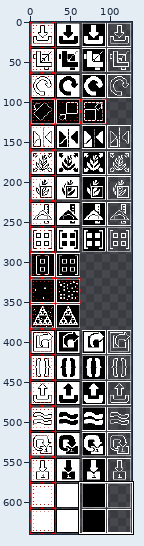
Two states of a pixel-art file, assets/gui/result_buttons.aseprite. Above, an overview of the earlier version with the close-up marked.
Close-up. First the earlier version:
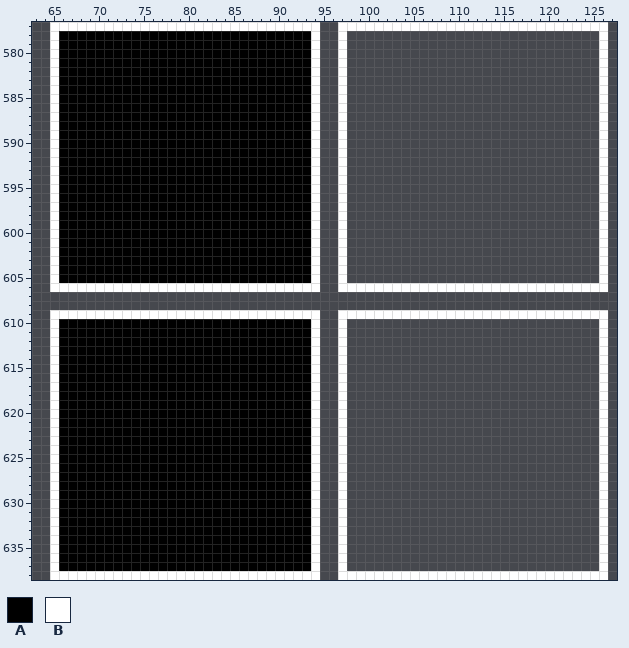
128x640 pixels, 1 frame. Shown: x 63..127, y 577..638. The commit also changed other parts of the picture, which this record leaves out.
Visible layers, top first: "control", "pic", "background".
Palette (. is transparent): A #000000  B #ffffff
Pixels before (only the part around the change), first column x 65:
577 BBBBBBBBBBBBBBBBBBBBBBBBBBBBBB..BBBBBBBBBBBBBBBBBBBBBBBBBBBBBB.
578 BAAAAAAAAAAAAAAAAAAAAAAAAAAAAB..B............................B.
579 BAAAAAAAAAAAAAAAAAAAAAAAAAAAAB..B............................B.
580 BAAAAAAAAAAAAAAAAAAAAAAAAAAAAB..B............................B.
581 BAAAAAAAAAAAAAAAAAAAAAAAAAAAAB..B............................B.
582 BAAAAAAAAAAAAAAAAAAAAAAAAAAAAB..B............................B.
583 BAAAAAAAAAAAAAAAAAAAAAAAAAAAAB..B............................B.
584 BAAAAAAAAAAAAAAAAAAAAAAAAAAAAB..B............................B.
585 BAAAAAAAAAAAAAAAAAAAAAAAAAAAAB..B............................B.
586 BAAAAAAAAAAAAAAAAAAAAAAAAAAAAB..B............................B.
587 BAAAAAAAAAAAAAAAAAAAAAAAAAAAAB..B............................B.
588 BAAAAAAAAAAAAAAAAAAAAAAAAAAAAB..B............................B.
589 BAAAAAAAAAAAAAAAAAAAAAAAAAAAAB..B............................B.
590 BAAAAAAAAAAAAAAAAAAAAAAAAAAAAB..B............................B.
591 BAAAAAAAAAAAAAAAAAAAAAAAAAAAAB..B............................B.
592 BAAAAAAAAAAAAAAAAAAAAAAAAAAAAB..B............................B.
593 BAAAAAAAAAAAAAAAAAAAAAAAAAAAAB..B............................B.
594 BAAAAAAAAAAAAAAAAAAAAAAAAAAAAB..B............................B.
595 BAAAAAAAAAAAAAAAAAAAAAAAAAAAAB..B............................B.
596 BAAAAAAAAAAAAAAAAAAAAAAAAAAAAB..B............................B.
597 BAAAAAAAAAAAAAAAAAAAAAAAAAAAAB..B............................B.
598 BAAAAAAAAAAAAAAAAAAAAAAAAAAAAB..B............................B.
599 BAAAAAAAAAAAAAAAAAAAAAAAAAAAAB..B............................B.
600 BAAAAAAAAAAAAAAAAAAAAAAAAAAAAB..B............................B.
601 BAAAAAAAAAAAAAAAAAAAAAAAAAAAAB..B............................B.
602 BAAAAAAAAAAAAAAAAAAAAAAAAAAAAB..B............................B.
603 BAAAAAAAAAAAAAAAAAAAAAAAAAAAAB..B............................B.
604 BAAAAAAAAAAAAAAAAAAAAAAAAAAAAB..B............................B.
605 BAAAAAAAAAAAAAAAAAAAAAAAAAAAAB..B............................B.
606 BBBBBBBBBBBBBBBBBBBBBBBBBBBBBB..BBBBBBBBBBBBBBBBBBBBBBBBBBBBBB.
607 ...............................................................
608 ...............................................................
609 BBBBBBBBBBBBBBBBBBBBBBBBBBBBBB..BBBBBBBBBBBBBBBBBBBBBBBBBBBBBB.
610 BAAAAAAAAAAAAAAAAAAAAAAAAAAAAB..B............................B.
611 BAAAAAAAAAAAAAAAAAAAAAAAAAAAAB..B............................B.
612 BAAAAAAAAAAAAAAAAAAAAAAAAAAAAB..B............................B.
613 BAAAAAAAAAAAAAAAAAAAAAAAAAAAAB..B............................B.
614 BAAAAAAAAAAAAAAAAAAAAAAAAAAAAB..B............................B.
615 BAAAAAAAAAAAAAAAAAAAAAAAAAAAAB..B............................B.
616 BAAAAAAAAAAAAAAAAAAAAAAAAAAAAB..B............................B.
617 BAAAAAAAAAAAAAAAAAAAAAAAAAAAAB..B............................B.
618 BAAAAAAAAAAAAAAAAAAAAAAAAAAAAB..B............................B.
619 BAAAAAAAAAAAAAAAAAAAAAAAAAAAAB..B............................B.
620 BAAAAAAAAAAAAAAAAAAAAAAAAAAAAB..B............................B.
621 BAAAAAAAAAAAAAAAAAAAAAAAAAAAAB..B............................B.
622 BAAAAAAAAAAAAAAAAAAAAAAAAAAAAB..B............................B.
623 BAAAAAAAAAAAAAAAAAAAAAAAAAAAAB..B............................B.
624 BAAAAAAAAAAAAAAAAAAAAAAAAAAAAB..B............................B.
625 BAAAAAAAAAAAAAAAAAAAAAAAAAAAAB..B............................B.
626 BAAAAAAAAAAAAAAAAAAAAAAAAAAAAB..B............................B.
627 BAAAAAAAAAAAAAAAAAAAAAAAAAAAAB..B............................B.
628 BAAAAAAAAAAAAAAAAAAAAAAAAAAAAB..B............................B.
629 BAAAAAAAAAAAAAAAAAAAAAAAAAAAAB..B............................B.
630 BAAAAAAAAAAAAAAAAAAAAAAAAAAAAB..B............................B.
631 BAAAAAAAAAAAAAAAAAAAAAAAAAAAAB..B............................B.
632 BAAAAAAAAAAAAAAAAAAAAAAAAAAAAB..B............................B.
633 BAAAAAAAAAAAAAAAAAAAAAAAAAAAAB..B............................B.
634 BAAAAAAAAAAAAAAAAAAAAAAAAAAAAB..B............................B.
635 BAAAAAAAAAAAAAAAAAAAAAAAAAAAAB..B............................B.
636 BAAAAAAAAAAAAAAAAAAAAAAAAAAAAB..B............................B.
637 BAAAAAAAAAAAAAAAAAAAAAAAAAAAAB..B............................B.
638 BBBBBBBBBBBBBBBBBBBBBBBBBBBBBB..BBBBBBBBBBBBBBBBBBBBBBBBBBBBBB.
Once edited:
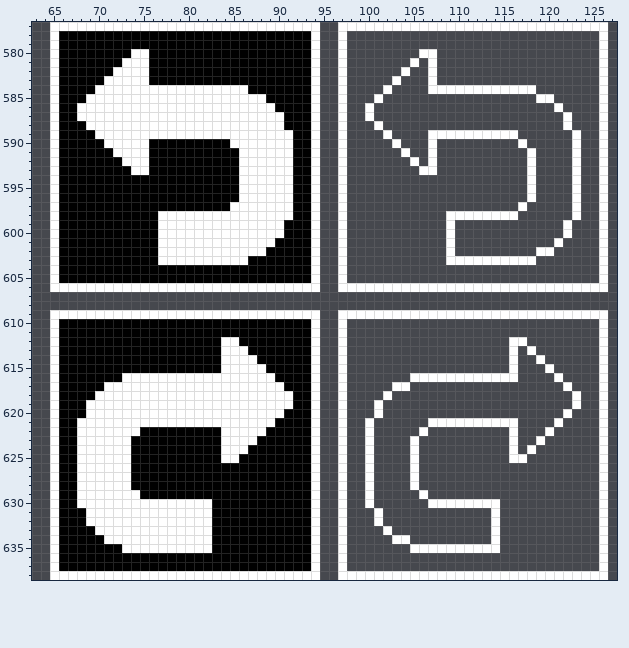
The edit:
Changed rows in their new state; - is an unchanged pixel.
Layer "pic":
first column x 68:
580 ------BB------------------------------BB----------------
581 -----BBB-----------------------------B-B----------------
582 ----BBBB----------------------------B--B----------------
583 ---BBBBB---------------------------B---B----------------
584 --BBBBBBBBBBBBBBBBB---------------B----BBBBBBBBBBBB-----
585 -BBBBBBBBBBBBBBBBBBBB------------B-----------------BB---
586 BBBBBBBBBBBBBBBBBBBBBB----------B--------------------B--
587 BBBBBBBBBBBBBBBBBBBBBBB---------B---------------------B-
588 -BBBBBBBBBBBBBBBBBBBBBB----------B--------------------B-
589 --BBBBBBBBBBBBBBBBBBBBBB----------B----BBBBBBBBBB------B
590 ---BBBBB---------BBBBBBB-----------B---B---------B-----B
591 ----BBBB----------BBBBBB------------B--B----------B----B
592 -----BBB----------BBBBBB-------------B-B----------B----B
593 ------BB----------BBBBBB--------------BB----------B----B
594 ------------------BBBBBB--------------------------B----B
595 ------------------BBBBBB--------------------------B----B
596 ------------------BBBBBB--------------------------B----B
597 -----------------BBBBBBB-------------------------B-----B
598 ---------BBBBBBBBBBBBBBB-----------------BBBBBBBB------B
599 ---------BBBBBBBBBBBBBB------------------B------------B-
600 ---------BBBBBBBBBBBBBB------------------B------------B-
601 ---------BBBBBBBBBBBBB-------------------B-----------B--
602 ---------BBBBBBBBBBBB--------------------B---------BB---
603 ---------BBBBBBBBBB----------------------BBBBBBBBBB-----
first column x 68:
612 ----------------BB------------------------------BB------
613 ----------------BBB-----------------------------B-B-----
614 ----------------BBBB----------------------------B--B----
615 ----------------BBBBB---------------------------B---B---
616 -----BBBBBBBBBBBBBBBBB---------------BBBBBBBBBBBB----B--
617 ---BBBBBBBBBBBBBBBBBBBB------------BB-----------------B-
618 --BBBBBBBBBBBBBBBBBBBBBB----------B--------------------B
619 -BBBBBBBBBBBBBBBBBBBBBBB---------B---------------------B
620 -BBBBBBBBBBBBBBBBBBBBBB----------B--------------------B-
621 BBBBBBBBBBBBBBBBBBBBBB----------B------BBBBBBBBBB----B--
622 BBBBBBB---------BBBBB-----------B-----B---------B---B---
623 BBBBBB----------BBBB------------B----B----------B--B----
624 BBBBBB----------BBB-------------B----B----------B-B-----
625 BBBBBB----------BB--------------B----B----------BB------
626 BBBBBB--------------------------B----B------------------
627 BBBBBB--------------------------B----B------------------
628 BBBBBB--------------------------B----B------------------
629 BBBBBBB-------------------------B-----B-----------------
630 BBBBBBBBBBBBBBB-----------------B------BBBBBBBB---------
631 -BBBBBBBBBBBBBB------------------B------------B---------
632 -BBBBBBBBBBBBBB------------------B------------B---------
633 --BBBBBBBBBBBBB-------------------B-----------B---------
634 ---BBBBBBBBBBBB--------------------BB---------B---------
635 -----BBBBBBBBBB----------------------BBBBBBBBBB---------
Where, in picture pixels (left, top, right, bottom), the same in both close-ups:
changed: (77, 49, 293, 265)
added: (365, 49, 581, 265)
changed: (77, 337, 293, 553)
added: (365, 337, 581, 553)
